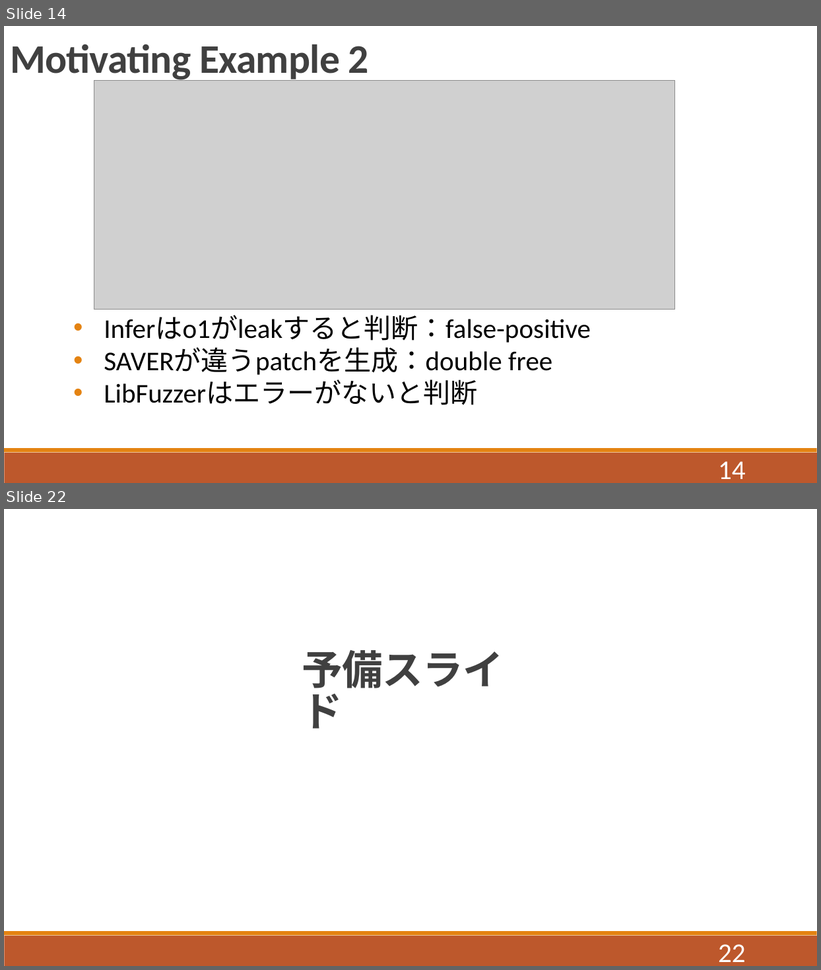
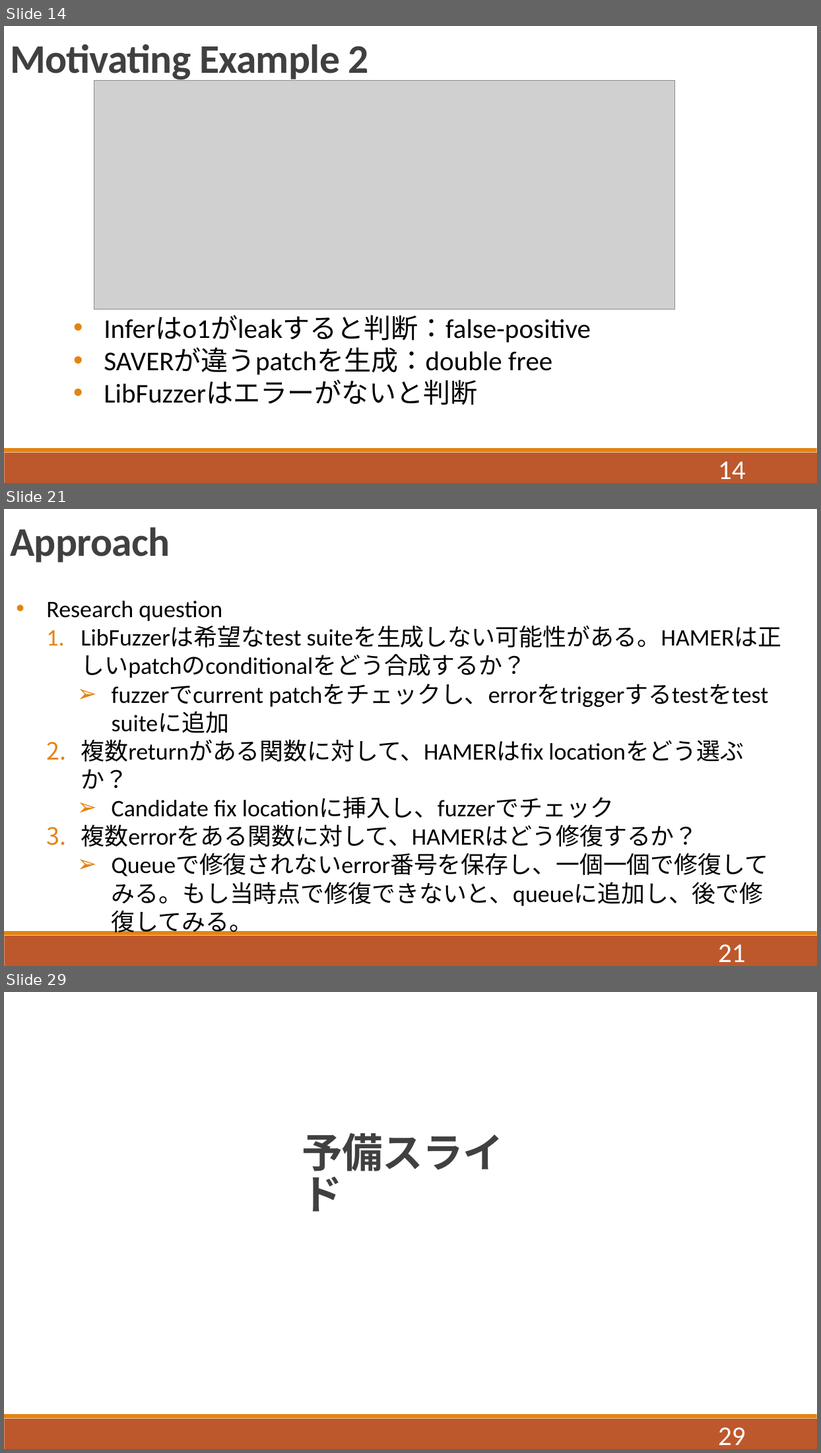
Before and after one commit to QIANZECHANG/MyResearch, a slide deck: 修論/修論発表.pptx. Shown one above the other, each under a label of ours: slides 14 and 22 before the commit, slides 14, 21 and 29 after it; the slides between them are not shown. The pictures are 821x970 and 821x1453 pixels, drawn with LibreOffice and Linux fonts; fonts in the diff are those of the drawing; grey boxes stand for pictures. Boxes give left, top, right and bottom in pixels: in the first picture for what was removed or moved away, otherwise in the second. Text is boxed around its words. In the diff, an @@ line names an element or a change of style, - is before the commit and + after.

```diff
--- a/修論/修論発表.pptx
+++ b/修論/修論発表.pptx
@@ slide 21 added at bbox=[4, 509, 817, 966], background #FFFFFF; not listed: 2 template elements that a slide beside it also shows @@
@@ text added at bbox=[10, 527, 170, 562], 48 pt, text #404040, bold @@
+Approach
@@ text added at bbox=[46, 601, 782, 937], 28 pt, text #000000 @@
+  • Research question
+    1. LibFuzzerは希望なtest suiteを生成しない可能性がある。HAMERは正しいpatchのconditionalをどう合成するか？
+      ➢ fuzzerでcurrent patchをチェックし、errorをtriggerするtestをtest suiteに追加
+    2. 複数returnがある関数に対して、HAMERはfix locationをどう選ぶか？
+      ➢ Candidate fix locationに挿入し、fuzzerでチェック
+    3. 複数errorをある関数に対して、HAMERはどう修復するか？
+      ➢ Queueで修復されないerror番号を保存し、一個一個で修復してみる。もし当時点で修復できないと、queueに追加し、後で修復してみる。
@@ page number added at bbox=[718, 945, 746, 962], 32 pt, text #FFFFFF @@
+21
@@ what was slide 22 is now slide 29 @@
@@ page number at bbox=[718, 1428, 746, 1445]: text changed @@
-22
+29
```
Also in this commit, not shown: 5 slides changed, 13 other slides added, 6 slides removed, 55 other files.
